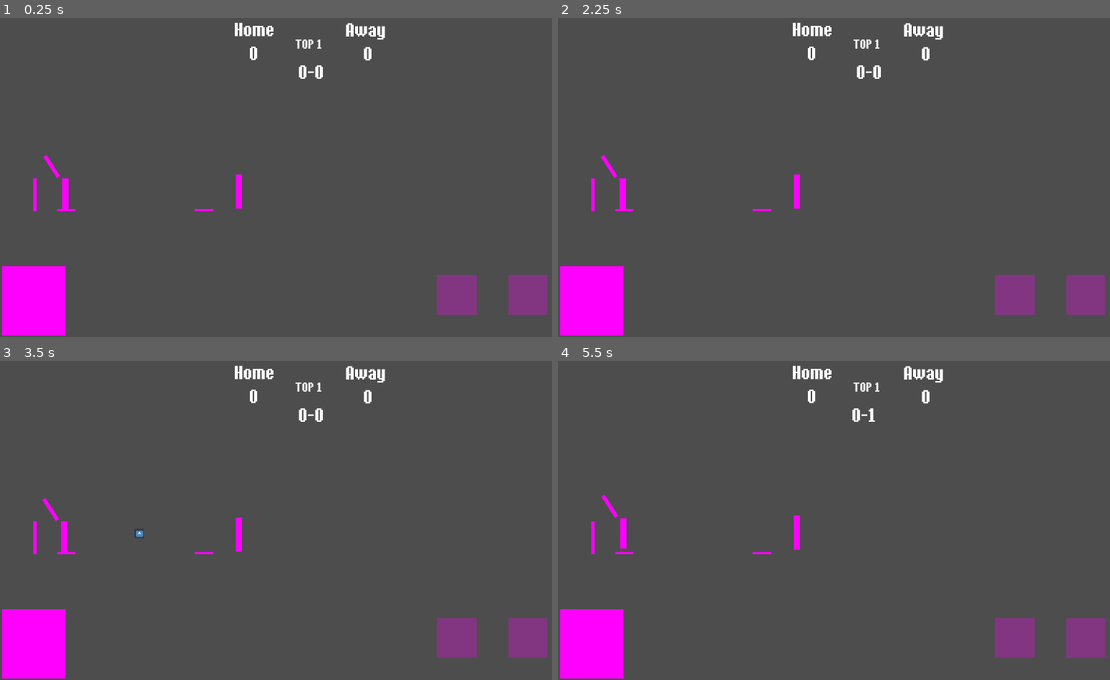
Above: before the commit, frames 1-4 (two rows, left to right).
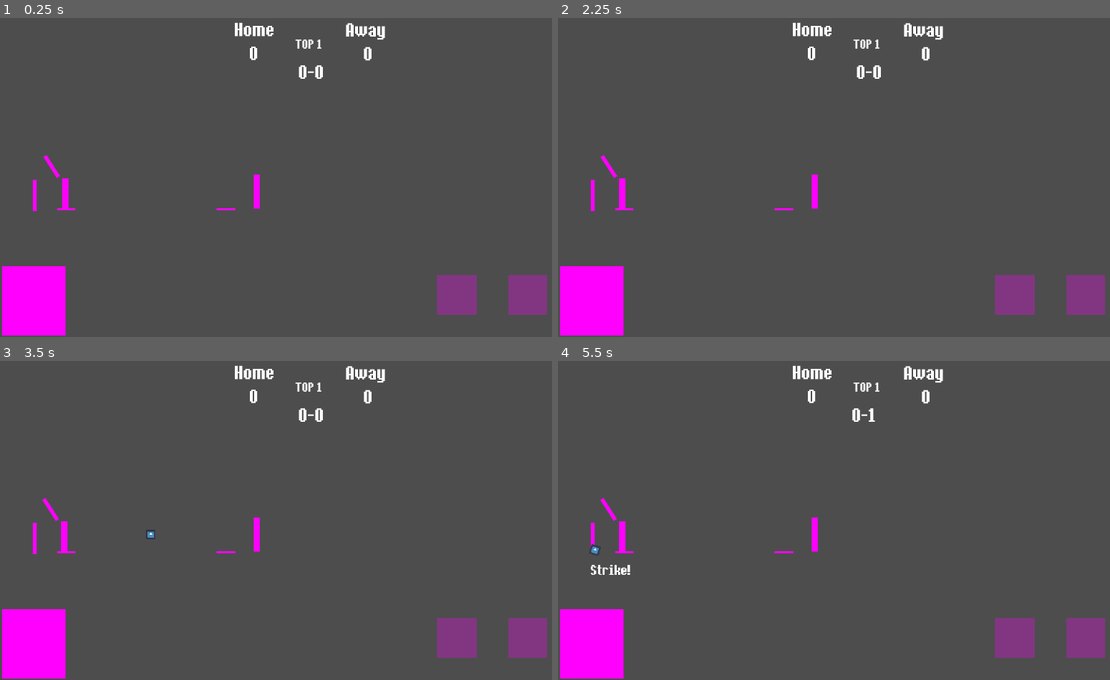
Above: after the commit, the same moments.

Repository: jam2448/580_IBL
Game: Godot game, scene res://Scenes/gameScene.tscn
Two runs of this game, one before a commit and one after it. Both use one fixed random seed, a clock stepped at 60 frames per second and the inputs below. The engine's default icon, where the game draws it, is replaced by a stand-in: a white triangle on a blue panel in a dark square.
Inputs:
- Up to frame 1 (0.25 s): no input
- Up to frame 2 (2.25 s): tap Enter at 0.5, 2 s; tap Space (swing) at 0.6, 1.25, 1.55 s; tap D (advanceRunners) at 1.35 s; hold A (returnRunners) from 2.03 s (still down)
- Up to frame 3 (3.5 s): tap Space (swing) at 2.3, 2.75, 2.85 s; release A (returnRunners) at 2.78 s
- Up to frame 4 (5.5 s): tap Space (swing) at 3.6, 4.55, 5.3 s; tap D (advanceRunners) at 4.35 s; tap Enter at 5 s; hold A (returnRunners) from 5.03 s (still down)

The runs differ from the first frame. In frame 1, 0.3% of the frame differs, in the area x 5-48%, y 48-61%; in frame 2, 0.4%; in frame 3, 0.4%; in frame 4, 0.7%, in the area x 5-48%, y 41-68%.
Error before the commit: Attempt to call function 'set_collision_mask_value' in base 'null instance' on a null instance. (res://Scripts/pitcher_ai.gd:136)

Commit message:
ghost runner complete and allowed for balls and strikes to be pitched. also made some bug fixes

Diff:
--- a/indoorbaseballproj/Scenes/base.tscn
+++ b/indoorbaseballproj/Scenes/base.tscn
@@ -3,7 +3,7 @@
 [ext_resource type="Script" path="res://Scripts/bases.gd" id="1_yaupi"]
 
 [sub_resource type="RectangleShape2D" id="RectangleShape2D_0kg6p"]
-size = Vector2(6, 16.2578)
+size = Vector2(12, 17)
 
 [sub_resource type="PlaceholderTexture2D" id="PlaceholderTexture2D_ddpt5"]
 
@@ -13,10 +13,11 @@
 [node name="Base" type="Area2D"]
 position = Vector2(0, -3)
 collision_layer = 16
+collision_mask = 33
 script = ExtResource("1_yaupi")
 
 [node name="CollisionShape2D" type="CollisionShape2D" parent="."]
-position = Vector2(0, -6)
+position = Vector2(-1, -6.5)
 shape = SubResource("RectangleShape2D_0kg6p")
 
 [node name="Sprite2D" type="Sprite2D" parent="."]
--- a/indoorbaseballproj/Scenes/bat.tscn
+++ b/indoorbaseballproj/Scenes/bat.tscn
@@ -4,9 +4,8 @@
 
 [sub_resource type="PlaceholderTexture2D" id="PlaceholderTexture2D_pp3y4"]
 
-[sub_resource type="CapsuleShape2D" id="CapsuleShape2D_5x4j8"]
-radius = 2.0
-height = 28.0
+[sub_resource type="RectangleShape2D" id="RectangleShape2D_qwb7v"]
+size = Vector2(6, 25)
 
 [node name="bat" type="Area2D"]
 collision_layer = 2
@@ -19,8 +18,8 @@
 texture = SubResource("PlaceholderTexture2D_pp3y4")
 
 [node name="CollisionShape2D" type="CollisionShape2D" parent="."]
-position = Vector2(0, -12)
-shape = SubResource("CapsuleShape2D_5x4j8")
+position = Vector2(0, -14.5)
+shape = SubResource("RectangleShape2D_qwb7v")
 one_way_collision_margin = 50.2
 
 [connection signal="body_entered" from="." to="." method="_on_body_entered"]
--- a/indoorbaseballproj/Scenes/gameBall.tscn
+++ b/indoorbaseballproj/Scenes/gameBall.tscn
@@ -5,7 +5,7 @@
 
 [sub_resource type="PhysicsMaterial" id="PhysicsMaterial_5t85m"]
 rough = true
-bounce = 0.38
+bounce = 0.39
 
 [sub_resource type="CircleShape2D" id="CircleShape2D_vrjb3"]
 radius = 2.5
@@ -14,7 +14,7 @@
 collision_layer = 4
 collision_mask = 10
 physics_material_override = SubResource("PhysicsMaterial_5t85m")
-gravity_scale = 0.0
+gravity_scale = 0.1
 script = ExtResource("1_c5u8g")
 
 [node name="CollisionShape2D" type="CollisionShape2D" parent="."]
--- a/indoorbaseballproj/Scenes/gameScene.tscn
+++ b/indoorbaseballproj/Scenes/gameScene.tscn
@@ -1,7 +1,8 @@
-[gd_scene load_steps=15 format=3 uid="uid://ch8h73shj8bmj"]
+[gd_scene load_steps=16 format=3 uid="uid://ch8h73shj8bmj"]
 
 [ext_resource type="PackedScene" uid="uid://b8ecnkfc65q3" path="res://Scenes/batter.tscn" id="1_snma1"]
 [ext_resource type="PackedScene" uid="uid://cso60hihmbwrx" path="res://Scenes/touch_conrrols.tscn" id="2_wao6q"]
+[ext_resource type="PackedScene" uid="uid://cq46oi4vm01gs" path="res://Scenes/ghost_runner.tscn" id="3_83gm0"]
 [ext_resource type="PackedScene" uid="uid://dfqkruki0gsy7" path="res://Scenes/base.tscn" id="3_t7pfu"]
 [ext_resource type="Script" path="res://Scripts/game_manager.gd" id="4_4mkok"]
 [ext_resource type="Script" path="res://Scripts/camera.gd" id="4_orq80"]
@@ -12,13 +13,13 @@
 [ext_resource type="FontFile" uid="uid://b0p1a6xq0ixlv" path="res://Assets/fonts/fonts/Ithaca-LVB75.ttf" id="7_tdruc"]
 
 [sub_resource type="RectangleShape2D" id="RectangleShape2D_st4rl"]
-size = Vector2(260.96, 6.76266)
+size = Vector2(261.504, 6.4965)
 
 [sub_resource type="RectangleShape2D" id="RectangleShape2D_ddfje"]
 size = Vector2(268.068, 9.18972)
 
 [sub_resource type="RectangleShape2D" id="RectangleShape2D_u1j2q"]
-size = Vector2(1977, 11)
+size = Vector2(2120, 12)
 
 [sub_resource type="RectangleShape2D" id="RectangleShape2D_dorem"]
 size = Vector2(2394, 14)
@@ -36,22 +37,23 @@
 [node name="GameManager" type="Node" parent="."]
 unique_name_in_owner = true
 script = ExtResource("4_4mkok")
+ghostRunner = ExtResource("3_83gm0")
 
 [node name="Timer" type="Timer" parent="GameManager"]
 wait_time = 1.5
 
 [node name="batter" parent="." instance=ExtResource("1_snma1")]
-position = Vector2(-145, -9)
+position = Vector2(-145, -7)
 
 [node name="backWall" type="StaticBody2D" parent="."]
-position = Vector2(-180, -75)
+position = Vector2(-182, -75)
 rotation = -1.57755
 collision_layer = 8
 collision_mask = 13
 script = ExtResource("4_w5ul7")
 
 [node name="CollisionShape2D" type="CollisionShape2D" parent="backWall"]
-position = Vector2(56.0595, -8.62159)
+position = Vector2(55.7875, -8.7547)
 shape = SubResource("RectangleShape2D_st4rl")
 
 [node name="Area2D" type="Area2D" parent="backWall"]
@@ -65,12 +67,13 @@
 debug_color = Color(0.110359, 0.62201, 0.516468, 0.42)
 
 [node name="floor" type="StaticBody2D" parent="."]
+position = Vector2(0, 1)
 collision_layer = 8
 collision_mask = 13
 script = ExtResource("4_rcga1")
 
 [node name="CollisionShape2D" type="CollisionShape2D" parent="floor"]
-position = Vector2(799.5, 4.5)
+position = Vector2(728, 4)
 shape = SubResource("RectangleShape2D_u1j2q")
 
 [node name="Area2D" type="Area2D" parent="floor"]
@@ -84,17 +87,17 @@
 debug_color = Color(0.110359, 0.62201, 0.516468, 0.42)
 
 [node name="Pitcher" parent="." instance=ExtResource("5_lula8")]
-position = Vector2(12, -19)
+position = Vector2(28, -16)
 timeToPitch = 3.0
 
 [node name="strike Zone" parent="." instance=ExtResource("6_4r4bg")]
 position = Vector2(-172, 1)
 
 [node name="homePlate" parent="." instance=ExtResource("3_t7pfu")]
-position = Vector2(-146, -3)
+position = Vector2(-146, -4)
 
 [node name="second" parent="." instance=ExtResource("3_t7pfu")]
-position = Vector2(-20, -3)
+position = Vector2(0, -4)
 
 [node name="playLabel" type="Label" parent="."]
 offset_left = -33.0
--- a/indoorbaseballproj/Scenes/ghost_runner.tscn
+++ b/indoorbaseballproj/Scenes/ghost_runner.tscn
@@ -8,15 +8,15 @@
 size = Vector2(7.5, 25)
 
 [node name="GhostRunner" type="CharacterBody2D"]
-collision_layer = 260
-collision_mask = 0
+collision_layer = 288
+collision_mask = 16
+script = ExtResource("1_lehm7")
 
 [node name="Sprite2D" type="Sprite2D" parent="."]
-position = Vector2(-0.0625, 0.562499)
+position = Vector2(7.10543e-15, -13)
 scale = Vector2(5.875, 24.875)
 texture = SubResource("PlaceholderTexture2D_3n4hv")
-script = ExtResource("1_lehm7")
 
 [node name="CollisionShape2D" type="CollisionShape2D" parent="."]
-position = Vector2(-0.25, 0.5)
+position = Vector2(0, -13)
 shape = SubResource("RectangleShape2D_6m7uy")
--- a/indoorbaseballproj/Scenes/pitcherAI.tscn
+++ b/indoorbaseballproj/Scenes/pitcherAI.tscn
@@ -33,6 +33,7 @@
 rotation = 1.5708
 
 [node name="FieldingRange" type="Area2D" parent="."]
+visible = false
 
 [node name="CollisionShape2D" type="CollisionShape2D" parent="FieldingRange"]
 position = Vector2(0, -1)
--- a/indoorbaseballproj/Scenes/strikeZone.tscn
+++ b/indoorbaseballproj/Scenes/strikeZone.tscn
@@ -3,37 +3,36 @@
 [ext_resource type="Script" path="res://strike_zone.gd" id="1_gdetu"]
 
 [sub_resource type="RectangleShape2D" id="RectangleShape2D_62b5u"]
-size = Vector2(2.37939, 18)
-
-[sub_resource type="RectangleShape2D" id="RectangleShape2D_bwo61"]
-size = Vector2(2.75, 33.75)
+size = Vector2(2.18969, 15)
 
 [sub_resource type="PlaceholderTexture2D" id="PlaceholderTexture2D_ndnt6"]
 
-[node name="strikeZone" type="Area2D" node_paths=PackedStringArray("backstop")]
+[sub_resource type="RectangleShape2D" id="RectangleShape2D_bwo61"]
+size = Vector2(3, 37)
+
+[node name="strikeZone" type="Area2D"]
 collision_layer = 2
 collision_mask = 13
 script = ExtResource("1_gdetu")
-backstop = NodePath("StaticBody2D/Backstop")
 
 [node name="Kzone" type="CollisionShape2D" parent="."]
-position = Vector2(0, -14)
+position = Vector2(0, -16)
 shape = SubResource("RectangleShape2D_62b5u")
 
-[node name="StaticBody2D" type="Area2D" parent="."]
+[node name="Sprite2D" type="Sprite2D" parent="."]
+position = Vector2(-2.97659, -14.5619)
+rotation = 3.14159
+scale = Vector2(3.24903, -28.8869)
+texture = SubResource("PlaceholderTexture2D_ndnt6")
+
+[node name="backstop" type="Area2D" parent="."]
 collision_layer = 2
 collision_mask = 13
 
-[node name="Backstop" type="CollisionShape2D" parent="StaticBody2D"]
-position = Vector2(-3.625, -17.125)
+[node name="Backstop" type="CollisionShape2D" parent="backstop"]
+position = Vector2(-4.5, -15.5)
 shape = SubResource("RectangleShape2D_bwo61")
 debug_color = Color(0.825628, 0.339395, 0.543271, 0.42)
 
-[node name="Sprite2D" type="Sprite2D" parent="StaticBody2D"]
-position = Vector2(-2.61102, -15.1984)
-rotation = 3.14159
-scale = Vector2(3.2022, -30.0106)
-texture = SubResource("PlaceholderTexture2D_ndnt6")
-
 [connection signal="body_entered" from="." to="." method="_on_body_entered"]
-[connection signal="area_entered" from="StaticBody2D" to="." method="_on_static_body_2d_area_entered"]
+[connection signal="body_entered" from="backstop" to="." method="_on_backstop_body_entered"]
--- a/indoorbaseballproj/Scripts/back_wall.gd
+++ b/indoorbaseballproj/Scripts/back_wall.gd
@@ -18,6 +18,7 @@
 	if (gameManager.strikes == 2):
 		gameManager.strikes = 2
 	else:
+		print("hit back wall else")
 		gameManager.strikes += 1
 
 	gameManager.count_label.text = ""
--- a/indoorbaseballproj/Scripts/bases.gd
+++ b/indoorbaseballproj/Scripts/bases.gd
@@ -17,20 +17,12 @@
 
 # update score each time the player touches home plate as long as it is not the most recent base that is touched
 func _on_body_entered(_body: Node2D) -> void:
-	if self.name == "homePlate" && batter.currentBase != self.position:
+	if self.name == "homePlate" && batter.currentBase != self.position || self.name == "homePlate" && _body.name == "GhostRunner":
 		gameManager.increaseScore()
 
-	#if _body == batter && self.global_position == batter.targetbase:
-		#batter.isSafe = true
-		#print("The batter is safe")
-	#
-	#if _body == pitcher && batter.isSafe == false && pitcher.isFielded == true:
-		#print("The batter is out. resetting.....")
-		#timer.start()
-		#
-	#if _body == pitcher && batter.isSafe == true && pitcher.isFielded == true:
-		#print("the batter is safe with pitcher on base. resetting....")
-		#timer.start()
+		if _body.name == "GhostRunner":
+			_body.queue_free()
+
 
 
 func _on_safe_area_body_entered(_body: Node2D) -> void:
@@ -40,8 +32,10 @@
 		gameManager.playLabel.global_position.x = batter.global_position.x
 		gameManager.playLabel.text = "Safe!"
 
+	# if the pitcher enters the base dn
 	if _body == pitcher && pitcher.isFielded == true && self.global_position == batter.targetbase:
-		await get_tree().process_frame  # wait one frame to let batter.isSafe update
+		#await get_tree().process_frame  # wait one frame to let batter.isSafe update
+		print("Pitcher tagged base")
 
 		if batter.isSafe == false:
 			print("The batter is out. resetting.....")
@@ -53,6 +47,8 @@
 			gameManager.playLabel.text = "Safe!"
 			print("Batter is safe")
 			timer.start()
+	else:
+		print("no one entered safe area")
 
 
 func _on_safe_area_body_exited(body: Node2D) -> void:
--- a/indoorbaseballproj/Scripts/batter.gd
+++ b/indoorbaseballproj/Scripts/batter.gd
@@ -11,7 +11,7 @@
 var swinging = false
 var swing_speed = 3.0              # how fast the bat swings
 var swing_angle = deg_to_rad(-275)   # swing arc
-var swing_progress = 0.0
+var swing_progress := 0.0
 var rest_rotation := 0.0
 
 # Get the references for the bases that the player needs to go to
--- a/indoorbaseballproj/Scripts/game_manager.gd
+++ b/indoorbaseballproj/Scripts/game_manager.gd
@@ -29,7 +29,7 @@
 @onready var advance_button = controls.get_node("Advance")
 @onready var return_button = controls.get_node("Return")
 @onready var swing_button = controls.get_node("Swing")
-var ghostRunner
+@export var ghostRunner: PackedScene
 
 
 # Called when the node enters the scene tree for the first time.
@@ -59,16 +59,34 @@
 	# 4 balls = walk (they get second base)
 	# 3 strieks = strikeout (one out is added)
 	if balls == 4:
+		playLabel.global_position = kZone.global_position
+		playLabel.global_position.y += 7 #adjust the position of where the text will be
+		playLabel.global_position.x -= 5
+		playLabel.text = "Walk!"
+		await get_tree().create_timer(0.5).timeout
+
 		reset()
-		print("walk")
+
 	elif strikes == 3:
+
+		playLabel.global_position = kZone.global_position
+		playLabel.global_position.y += 7
+		playLabel.global_position.x -= 5
+		playLabel.text = "Strikeout!"
+		await get_tree().create_timer(0.5).timeout
 		reset()
-		print("strikeout")
+
 
 
 #Resets the entire play back to the starting state
 func reset():
 
+
+	# If the batter is safe on second base, spawn a ghost runner
+	if batter.isSafe and batter.currentBase == batter.SECOND_BASE:
+		spawnGhostRunner()
+
+	#clear the play label text
 	playLabel.text = ""
 
 	#stop the pitcher and batter from moving
@@ -93,6 +111,9 @@
 
 	#if a K or walk occurs, reset the count
 	if strikes == 3 || balls == 4:
+		if balls == 4:
+			spawnGhostRunner()
+
 		balls = 0
 		strikes = 0
 		count_label.text = ""
@@ -126,8 +147,6 @@
 	#reset batter target and currentBases
 	batter.targetbase = batter.SECOND_BASE
 	batter.currentBase = batter.HOME
-
-
 
 	#restart the pitcher timer to throw the ball, reset timer & camera,
 	pitcher.restartTimer()
@@ -135,6 +154,7 @@
 	floor.hasBounced = false
 	hitBall = false
 	kZone.isHit = false
+	kZone.isStrike = false
 	camera.global_position = cameraStartPos
 	$Timer.stop()
 
@@ -171,6 +191,15 @@
 func _on_timer_timeout() -> void:
 	reset()
 
+
+func spawnGhostRunner():
+	print("Spawning ghost runner at second base")
+	#	 Instantiate the ghost runner
+	var ghost_instance = ghostRunner.instantiate()
+	# Add it to the current scene (so it appears in the game)
+	get_tree().current_scene.add_child(ghost_instance)
+	# Set its position to second base
+	ghost_instance.global_position = batter.SECOND_BASE
 #func update_camera_zoom() -> void:
 	#var screen_rect = Rect2(
 		#camera.get_screen_center_position() - (camera.get_viewport_rect().size / 2) * camera.zoom,
--- a/indoorbaseballproj/Scripts/ghostRunner.gd
+++ b/indoorbaseballproj/Scripts/ghostRunner.gd
@@ -1,17 +1,30 @@
-extends Sprite2D
+extends CharacterBody2D
 
-#get a gamemanager reference
+# Get references after the scene is ready
 @onready var gameManager = get_node("../GameManager")
+@onready var second: Node2D = null
+
+var homePlate
 
 var speed = 35.0
 
-# Called when the node enters the scene tree for the first time.
 func _ready() -> void:
 	modulate.a = 0.3
 
+	# Make sure the GameManager reference exists first
+	if gameManager:
+		# Wait until the batter is also ready (in case it was instantiated later)
+		await get_tree().process_frame
+		second = gameManager.batter.get_node("../second")
+		homePlate = gameManager.batter.HOME
+
+func _process(delta: float) -> void:
+
+	#if the ball is hit and the ball hits the ground, run home and try to score
+	if gameManager && gameManager.hitBall && gameManager.pitcher.floor.hasBounced == true:
+		if second:
+			var direction = (homePlate - global_position).normalized()
+			velocity.x = direction.x * speed
 
 
-# Called every frame. 'delta' is the elapsed time since the previous frame.
-func _process(delta: float) -> void:
-	if gameManager.isHit:
-		pass
+	move_and_slide()
--- a/indoorbaseballproj/Scripts/pitcher_ai.gd
+++ b/indoorbaseballproj/Scripts/pitcher_ai.gd
@@ -15,7 +15,7 @@
 
 #variables for the pitcher
 var gravity = ProjectSettings.get_setting("physics/2d/default_gravity")
-var speed = 75.0
+var speed = 70.0
 var isChasing := false # is the pitcher chasing the ball?
 var isPitched := false #has the pitcher pitched the ball?
 var isFielded := false # has the pitcher fielded the ball?
@@ -24,7 +24,7 @@
 var isPickedUp = false #has the piutcher picked up the ball
 var pitcherStartPos : Vector2
 @onready var releasePoint = $ReleasePoint
-@onready var fieldingArea = $Area2D
+@onready var fieldingArea = $FieldingRange
 
 # Called when the node enters the scene tree for the first time.
 func _ready() -> void:
@@ -47,7 +47,10 @@
 func throwPitch():
 	#as long as the gameball is not null, instantiate it at the release point and make it travel to the pitch direction
 	if gameBall:
+
 		currentBall = gameBall.instantiate()
+		currentBall.gravity_scale = randf_range(-0.02, 0.08)
+		currentBall.speed = randf_range(200, 250)
 		get_tree().current_scene.add_child(currentBall)
 		currentBall.global_position = releasePoint.global_position
 		var shoot_direction = releasePoint.transform.x.normalized()
@@ -71,7 +74,6 @@
 	#When the ball is fielded, if the ball is caught in the air, then reset
 	#if it bounces the ai will run to the base
 	if isFielded:
-
 		#if the pitcher contacts the ball before it hits the ground, the batter is out
 		if floor.hasBounced == false:
 			gameManager.playLabel.global_position.x = global_position.x
@@ -94,12 +96,12 @@
 			#if they are close, then try and throw the ball home and get them out
 			else:
 				if currentBall && not hasThrown:
-					#print("inside of the throw ball statement")
+					print("inside of the throw ball statement")
 					currentBall.global_position = releasePoint.global_position
 					var throwDirection = (batter.HOME - releasePoint.global_position).normalized()
 					var throw_speed = 250.0  # Adjust for your game’s scale
 					currentBall.linear_velocity = throwDirection * throw_speed
-					hasThrown == true
+					isFielded = false
 
 					#slow the pitcher down
 					velocity.x = direction.x * 40.0
@@ -124,7 +126,7 @@
 
 	#if the ball is fielded and it is the correct ball attach it to the release point
 	if isFielded && currentBall:
-		print("setting the ball position to releasePoint")
+		#print("setting the ball position to releasePoint")
 		currentBall.global_position = releasePoint.global_position
 		isPickedUp = true
 
@@ -148,7 +150,7 @@
 		isChasing = false
 		isFielded = true
 		# Freeze physics so we can move/reparent safely
-		currentBall.freeze = true
+		#currentBall.freeze = true
 		currentBall.linear_velocity = Vector2.ZERO
 		currentBall.angular_velocity = 0
 
@@ -159,8 +161,14 @@
 		velocity.x = 0
 		await get_tree().create_timer(1).timeout
 		gameManager.reset()
-	else:
-		print("tagged the runner but they are safe")
+
+	if(body == batter && isFielded && batter.isSafe):
+		print("batter is safe (pitcherAI)")
+		gameManager.playLabel.global_position.x = batter.global_position.x
+		gameManager.playLabel.text = "Safe!"
+		velocity.x = 0
+		await get_tree().create_timer(1).timeout
+		gameManager.reset()
 
 
 
--- a/indoorbaseballproj/strike_zone.gd
+++ b/indoorbaseballproj/strike_zone.gd
@@ -3,7 +3,6 @@
 #getting reference to the game manager, the ball, and the backstop behind the strikezone
 @onready var gameManager = get_node("../GameManager")
 @onready var gameball = get_node("../gameBall")
-@export var backstop = CollisionObject2D
 var direction = Vector2.DOWN
 
 var isStrike := false #flag for determing strikes
@@ -26,22 +25,42 @@
 		var ball = _body as RigidBody2D
 		ball.gravity_scale = 1
 		ball.linear_velocity = Vector2.RIGHT
-
 		isStrike = true
 		gameManager.strikes += 1
 		gameManager.count_label.text = str(gameManager.balls) + "-" + str(gameManager.strikes)
+
+		#move the playlabel and tell the batter that a strike was called
+		gameManager.playLabel.global_position = global_position
+		gameManager.playLabel.global_position.y += 7
+		gameManager.playLabel.global_position.x -= 5
+		gameManager.playLabel.text = "Strike!"
 		isHit = true
+
 	else:
 		print("Collision was not with a ball (type: " + str(_body.get_class()) + ")")
 
 
 #Checks to see if the ball hits the backstop outside of the strike zone to call balls
 #if it does, then add a ball to the count and print out the new count
-func _on_static_body_2d_area_entered(_area: Area2D) -> void:
+
+func _on_backstop_body_entered(body: Node2D) -> void:
 	if(isStrike):
+		print("entered backstop if statement")
 		isHit = true
 		return
 	else:
-		print("Collided with the backstop but is was not a strike")
-		gameManager.balls += 1
-		isHit = true
+		if body is RigidBody2D:
+			print("ball")
+			gameManager.playLabel.global_position = global_position
+			gameManager.playLabel.global_position.y += 7
+			gameManager.playLabel.global_position.x -= 5
+			gameManager.playLabel.text = "Ball!"
+			gameManager.balls += 1
+			gameManager.count_label.text = str(gameManager.balls) + "-" + str(gameManager.strikes)
+
+			#stop the ball from moving
+			var ball = body as RigidBody2D
+			ball.gravity_scale = 0
+			ball.linear_velocity = Vector2.RIGHT * 3
+
+			isHit = true
